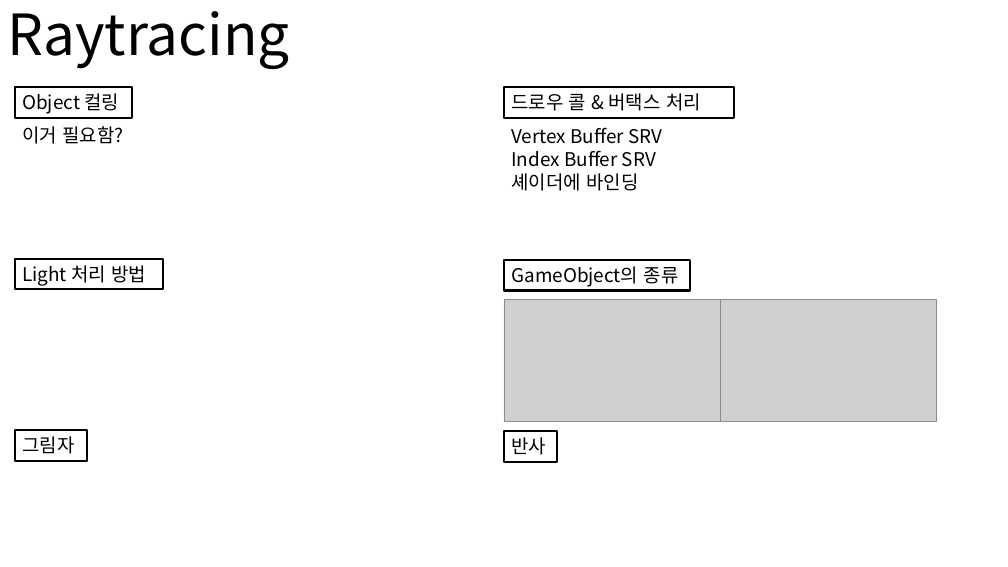
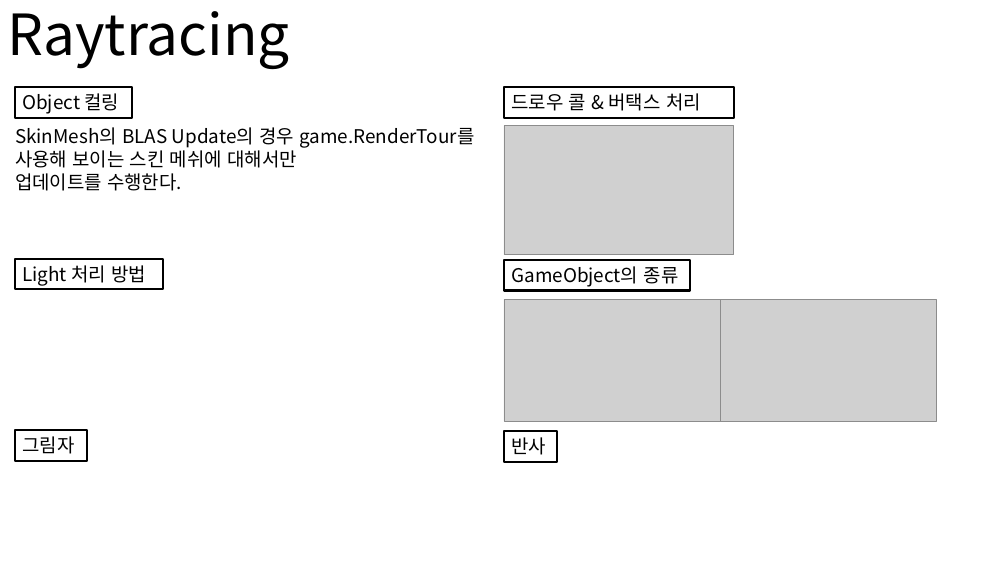
Before and after one commit to nohc2001/PulseCity, a slide deck: slide 19 of Conference/GraphicsStudy/GraphicsHighLevelDesign.pptx. Drawn at 1008x567 pixels with LibreOffice and Linux fonts; fonts in the diff are those of the drawing; grey boxes stand for pictures. Boxes give left, top, right and bottom in pixels: in the first picture for what was removed or moved away, otherwise in the second. Text is boxed around its words. In the diff, an @@ line names an element or a change of style, - is before the commit and + after.

```diff
--- a/Conference/GraphicsStudy/GraphicsHighLevelDesign.pptx
+++ b/Conference/GraphicsStudy/GraphicsHighLevelDesign.pptx
@@ text at bbox=[15, 127, 474, 191]: text changed @@
-이거 필요함?
+SkinMesh의 BLAS Update의 경우 game.RenderTour를
+사용해 보이는 스킨 메쉬에 대해서만
+업데이트를 수행한다.
@@ picture added at bbox=[504, 126, 734, 255] @@
@@ text removed at bbox=[511, 127, 662, 191] @@
-Vertex Buffer SRV
-Index Buffer SRV
-셰이더에 바인딩
```
Also in this commit, not shown: 5 other slides changed, 8 slides added, 4 slides removed, 14 other files.
